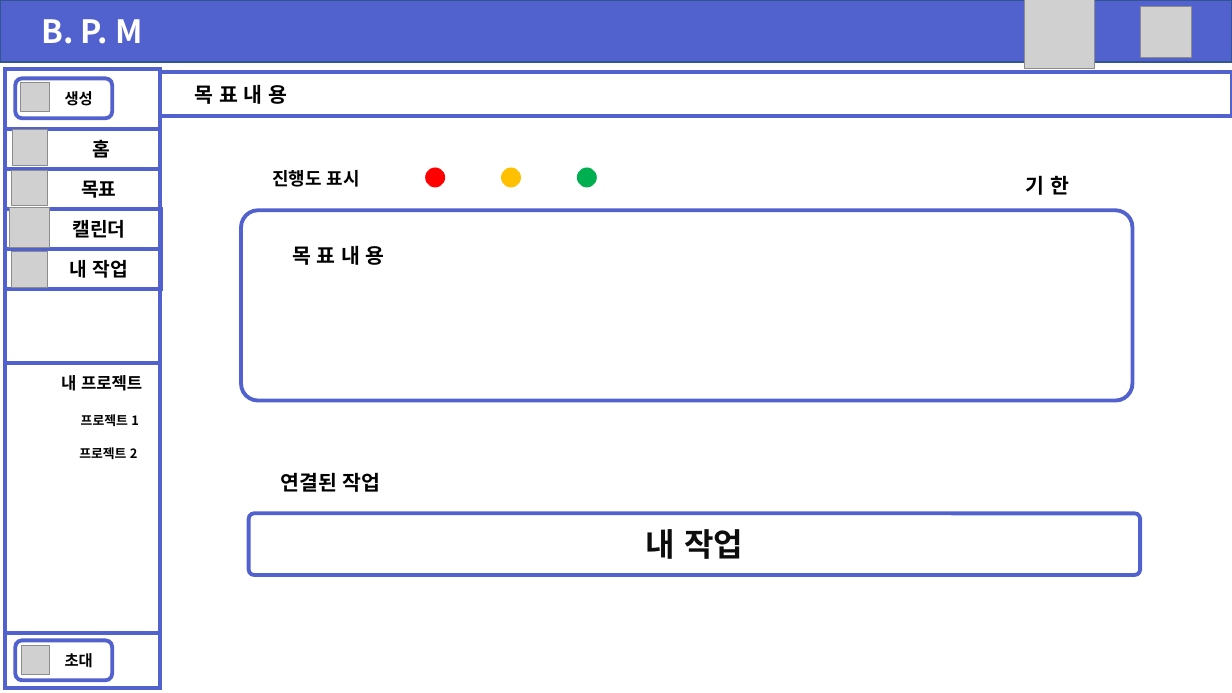
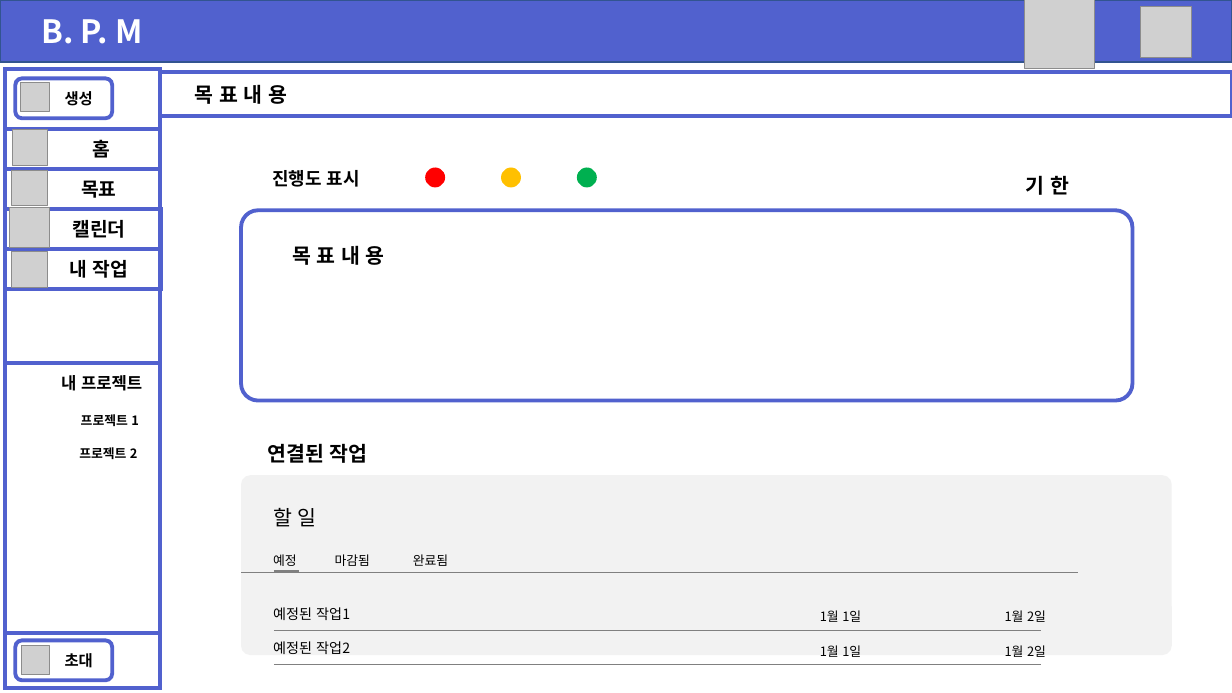
Before and after one commit to ShinHyeonSeong/Final, a slide deck: slide 8 of 기획 UI/UI/UI.pptx (slide 6 before the commit). Drawn at 1232x693 pixels with LibreOffice and Linux fonts; fonts in the diff are those of the drawing; grey boxes stand for pictures. Boxes give left, top, right and bottom in pixels: in the first picture for what was removed or moved away, otherwise in the second. Text is boxed around its words. In the diff, an @@ line names an element or a change of style, - is before the commit and + after.

```diff
--- a/기획 UI/UI/UI.pptx
+++ b/기획 UI/UI/UI.pptx
@@ text "연결된 작업" moved from (x1=281, y1=472, x2=381, y2=492) to (x1=268, y1=443, x2=368, y2=463) @@
@@ rounded rectangle added at (x1=241, y1=475, x2=1172, y2=655), fill #F2F2F2 @@
@@ text added at (x1=273, y1=508, x2=317, y2=527), 16 pt, text #000000 @@
+할 일
@@ rounded rectangle removed at (x1=249, y1=514, x2=1141, y2=576) @@
-내 작업
@@ text added at (x1=273, y1=554, x2=297, y2=566), 10 pt, text #000000 @@
+예정
@@ text added at (x1=335, y1=554, x2=370, y2=566), 10 pt, text #000000 @@
+마감됨
@@ text added at (x1=413, y1=554, x2=448, y2=566), 10 pt, text #000000 @@
+완료됨
@@ line added from (241, 572) to (1078, 572), #808080 0.5 pt @@
@@ line added from (274, 571) to (299, 571), #808080 1.5 pt @@
@@ text added at (x1=273, y1=607, x2=350, y2=620), 11 pt, text #000000 @@
+예정된 작업1
@@ text added at (x1=820, y1=610, x2=1046, y2=622), 10 pt, text #000000 @@
+1월 1일 1월 2일
@@ text added at (x1=273, y1=641, x2=350, y2=654), 11 pt, text #000000 @@
+예정된 작업2
@@ line added from (274, 630) to (1041, 630), #808080 0.5 pt @@
@@ text added at (x1=820, y1=645, x2=1046, y2=657), 10 pt, text #000000 @@
+1월 1일 1월 2일
@@ line added from (274, 665) to (1041, 665), #808080 0.5 pt @@
```
Also in this commit, not shown: 6 other slides changed, 7 slides added, 14 other files.
